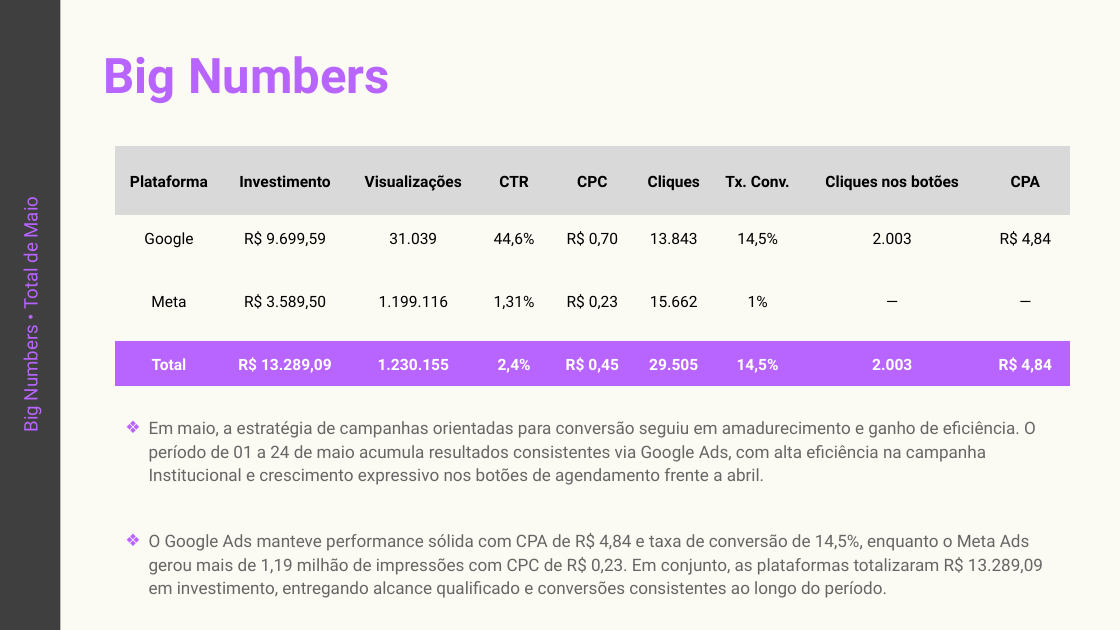
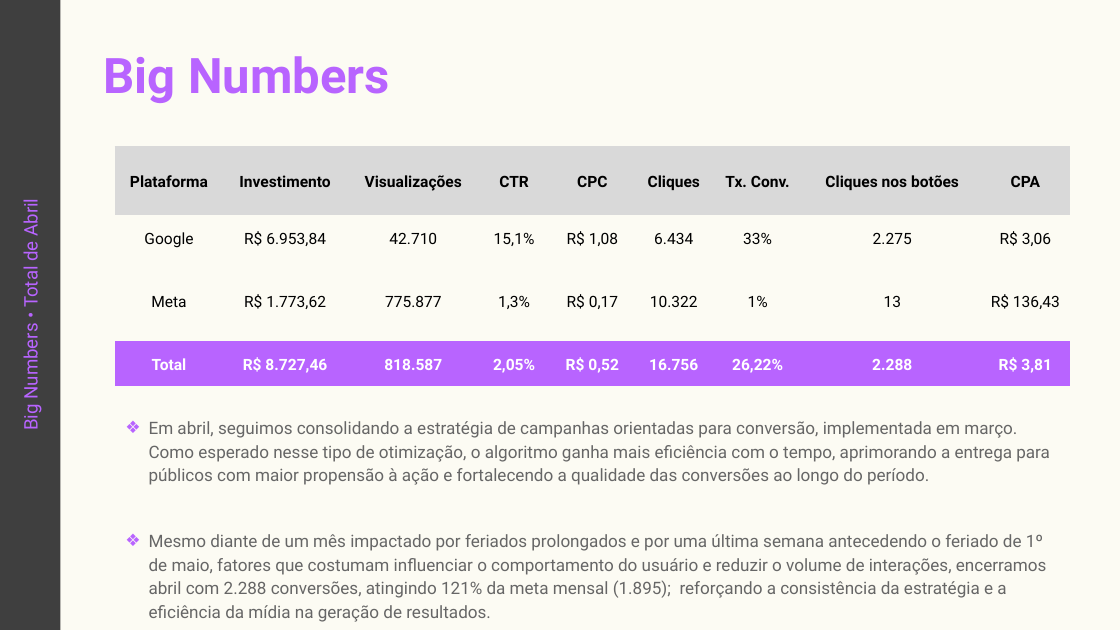
Before and after one commit to nataliamotoshima-sketch/ablab-reports, a slide deck: slide 3 of public/template.pptx. Drawn at 1120x630 pixels with LibreOffice and Linux fonts; fonts in the diff are those of the drawing; background and template pictures are left out. Boxes give left, top, right and bottom in pixels: in the first picture for what was removed or moved away, otherwise in the second. Text is boxed around its words. In the diff, an @@ line names an element or a change of style, - is before the commit and + after.

```diff
--- a/public/template.pptx
+++ b/public/template.pptx
@@ table at [115,147,1070,377] @@
-row 2: Google | R$ 9.699,59 | 31.039 | 44,6% | R$ 0,70 | 13.843 | 14,5% | 2.003 | R$ 4,84
+row 2: Google | R$ 6.953,84 | 42.710 | 15,1% | R$ 1,08 | 6.434 | 33% | 2.275 | R$ 3,06
-row 3: Meta | R$ 3.589,50 | 1.199.116 | 1,31% | R$ 0,23 | 15.662 | 1% | — | —
+row 3: Meta | R$ 1.773,62 | 775.877 | 1,3% | R$ 0,17 | 10.322 | 1% | 13 | R$ 136,43
-row 4: Total | R$ 13.289,09 | 1.230.155 | 2,4% | R$ 0,45 | 29.505 | 14,5% | 2.003 | R$ 4,84
+row 4: Total | R$ 8.727,46 | 818.587 | 2,05% | R$ 0,52 | 16.756 | 26,22% | 2.288 | R$ 3,81
@@ text in rectangle at [18,204,43,429]: text changed @@
-Big Numbers • Total de Maio
+Big Numbers • Total de Abril
@@ text at [149,421,1050,622]: text changed @@
-❖ Em maio, a estratégia de campanhas orientadas para conversão seguiu em amadurecimento e ganho de eficiência. O período de 01 a 24 de maio acumula resultados consistentes via Google Ads, com alta eficiência na campanha Institucional e crescimento expressivo nos botões de agendamento frente a abril.
-❖ O Google Ads manteve performance sólida com CPA de R$ 4,84 e taxa de conversão de 14,5%, enquanto o Meta Ads gerou mais de 1,19 milhão de impressões com CPC de R$ 0,23. Em conjunto, as plataformas totalizaram R$ 13.289,09 em investimento, entregando alcance qualificado e conversões consistentes ao longo do período.
+❖ Em abril, seguimos consolidando a estratégia de campanhas orientadas para conversão, implementada em março. Como esperado nesse tipo de otimização, o algoritmo ganha mais eficiência com o tempo, aprimorando a entrega para públicos com maior propensão à ação e fortalecendo a qualidade das conversões ao longo do período.
+❖ Mesmo diante de um mês impactado por feriados prolongados e por uma última semana antecedendo o feriado de 1º de maio, fatores que costumam influenciar o comportamento do usuário e reduzir o volume de interações, encerramos abril com 2.288 conversões, atingindo 121% da meta mensal (1.895); reforçando a consistência da estratégia e a eficiência da mídia na geração de resultados.
```
Also in this commit, not shown: 9 other slides changed.
